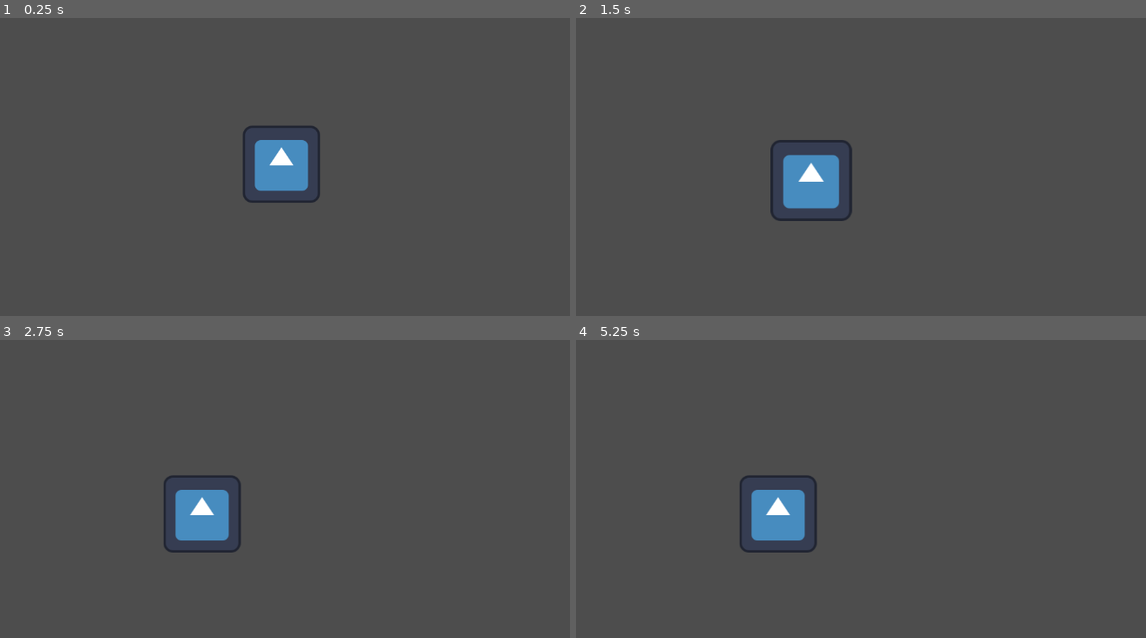
Above: before the commit, frames 1-4 (two rows, left to right).
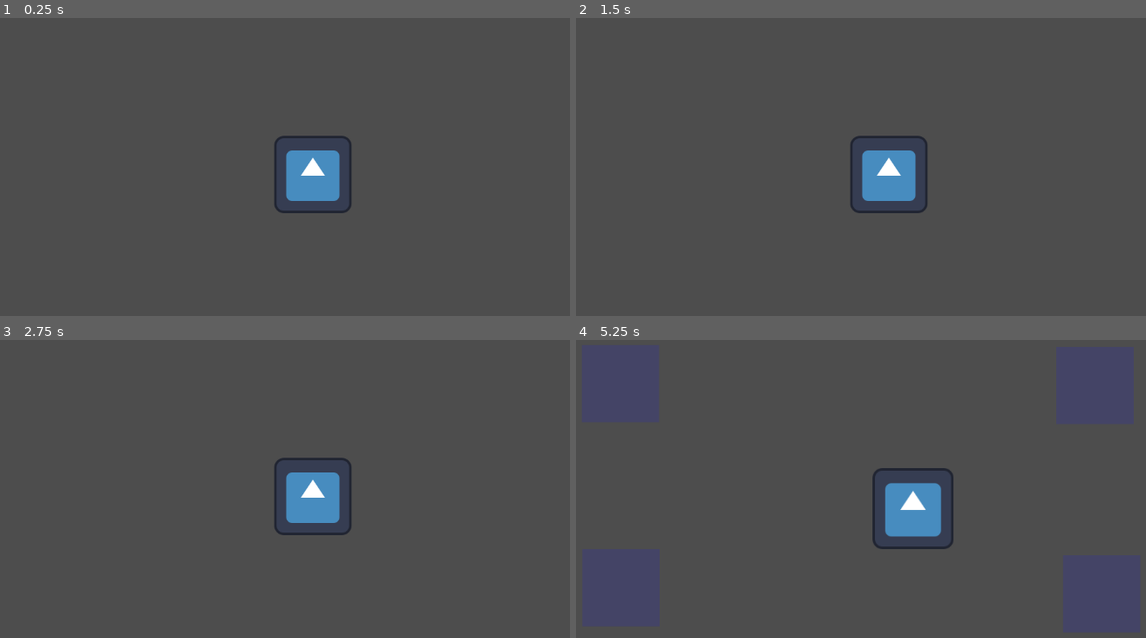
Above: after the commit, the same moments.

Repository: Ahmed-Dadousha/Drag_Drop_System
Game: Godot game, scene res://scenes/world.tscn
Same seed, same stepped clock (60 frames per second), same inputs: the game is played once before the commit and once after it. The engine's default icon, where the game draws it, is replaced by a stand-in: a white triangle on a blue panel in a dark square.
Inputs (mouse positions are in pixels of both pictures, inside the frame that each line leads up to):
- Up to frame 1 (0.25 s): no input
- Up to frame 2 (1.5 s): tap Enter at 0.5 s; move the mouse to (855, 164) at 0.52 s; press the mouse at (855, 164) at 0.53 s; tap Space at 1.25 s; move the mouse to (741, 205) at 1.27 s; release the mouse at (741, 205) at 1.28 s; click (741, 205) at 1.35 s
- Up to frame 3 (2.75 s): tap Enter at 2 s; move the mouse to (370, 423) at 2.02 s; press the mouse at (370, 423) at 2.03 s
- Up to frame 4 (5.25 s): tap Space at 2.75, 4.25 s; move the mouse to (843, 587) at 2.77 s; release the mouse at (843, 587) at 2.78 s; click (843, 587) at 2.85 s; tap Enter at 3.5 s; move the mouse to (1089, 566) at 3.52 s; press the mouse at (1089, 566) at 3.53 s; move the mouse to (667, 450) at 4.27 s; release the mouse at (667, 450) at 4.28 s; click (667, 450) at 4.35 s; move the mouse to (912, 509) at 5.02 s; press the mouse at (912, 509) at 5.03 s

The runs differ from the first frame. In frame 1, 2.9% of the frame differs, in the area x 42-62%, y 36-66%; in frame 2, 4.3%; in frame 3, 4.1%; in frame 4, 18%, in the area x 1-99%, y 1-98%.

Commit message:
Fixed Drag & Drop System

Diff:
--- a/project.godot
+++ b/project.godot
@@ -12,7 +12,7 @@
 
 config/name="Drag&DropSystem"
 run/main_scene="res://scenes/world.tscn"
-config/features=PackedStringArray("4.2", "Forward Plus")
+config/features=PackedStringArray("4.1", "Forward Plus")
 config/icon="res://icon.svg"
 
 [autoload]
--- /dev/null
+++ b/scenes/control.tscn
@@ -0,0 +1,15 @@
+[gd_scene format=3 uid="uid://0kih0xafb2ym"]
+
+[node name="Control" type="Control"]
+layout_mode = 3
+anchors_preset = 15
+anchor_right = 1.0
+anchor_bottom = 1.0
+grow_horizontal = 2
+grow_vertical = 2
+
+[node name="ColorRect" type="ColorRect" parent="."]
+layout_mode = 0
+offset_right = 1153.0
+offset_bottom = 655.0
+color = Color(0.442741, 0.0385079, 0.560008, 1)
--- a/scenes/global.gd
+++ b/scenes/global.gd
@@ -1,3 +1,4 @@
 extends Node
 
+# Gloal variable to check if object is dragging Now
 var is_dragging: bool = false
--- a/scenes/object.gd
+++ b/scenes/object.gd
@@ -1,44 +1,55 @@
 extends Node2D
 
+# Variables
 var dragable: bool = false
 var is_inside_dropable: bool = false
 var body_ref
 var offset: Vector2
 var initialPos: Vector2
+
 # Called every frame. 'delta' is the elapsed time since the previous frame.
 func _process(_delta):
 	if dragable:
 
 		if Input.is_action_just_pressed("click"):
 			initialPos = global_position
-			offset = get_global_mouse_position() - global_position
 			Global.is_dragging = true
 		if Input.is_action_pressed("click"):
-			global_position = get_global_mouse_position() - offset
+			# Set the object position to mouse position
+			global_position = get_global_mouse_position()
 		elif Input.is_action_just_released("click"):
 			Global.is_dragging = false
+			# Create a tween for the animation
 			var tween = get_tree().create_tween()
+			# Snap the Object to staticBody if it touchs
 			if is_inside_dropable:
+
 				tween.tween_property(self, "position", body_ref.position, 0.2).set_ease(Tween.EASE_OUT)
+			# Return the Object to its first position if not droped in staticBody with animation
 			else:
-				tween.tween_property(self, "global_position", initialPos, 0.2).set_ease(Tween.EASE_OUT)
+				tween.tween_property(self, "position", initialPos, 0.2).set_ease(Tween.EASE_OUT)
+
 func _on_area_2d_body_entered(body):
+	# Change color of staticBody to darker if the body in it
 	if body.is_in_group('dropable'):
 		is_inside_dropable = true
 		body.modulate = Color(Color.REBECCA_PURPLE,1)
 		body_ref = body
 
 func _on_area_2d_body_exited(body: StaticBody2D):
+	# Change color of staticBody to lighter if the body not in it
 	if body.is_in_group('dropable'):
 		is_inside_dropable = false
 		body.modulate = Color(Color.MEDIUM_PURPLE, 0.7)
 
 func _on_area_2d_mouse_entered():
+	# When mouse touch the object make object bigger
 	if not Global.is_dragging:
 		dragable = true
 		scale = Vector2(1.05,1.05)
 
 func _on_area_2d_mouse_exited():
+	# When mouse leave the object make object smaller
 	if not Global.is_dragging:
 		dragable = false
 		scale = Vector2(1,1)
--- a/scenes/platform.gd
+++ b/scenes/platform.gd
@@ -6,9 +6,9 @@
 	# Set The color of staticbody to half transparent when it is empty.
 	modulate = Color(Color.MEDIUM_PURPLE,.7)
 
-
 # Called every frame. 'delta' is the elapsed time since the previous frame.
 func _process(_delta):
+	# Hide dragable places if the object is dragging
 	if Global.is_dragging:
 		visible = true
 	else:
--- a/scenes/world.tscn
+++ b/scenes/world.tscn
@@ -5,11 +5,11 @@
 
 [node name="World" type="Node2D"]
 
-[node name="BG" type="ColorRect" parent="."]
+[node name="ColorRect" type="ColorRect" parent="."]
 visible = false
-offset_right = 1149.0
-offset_bottom = 648.0
-color = Color(0.611765, 0.176471, 0.909804, 0.4)
+offset_right = 1153.0
+offset_bottom = 649.0
+color = Color(0.262745, 0.0901961, 0.32549, 1)
 
 [node name="platform" parent="." instance=ExtResource("1_q4xfb")]
 position = Vector2(946, 465)
@@ -24,4 +24,4 @@
 position = Vector2(150, 117)
 
 [node name="object" parent="." instance=ExtResource("2_wyeiy")]
-position = Vector2(542, 287)
+position = Vector2(594, 304)
